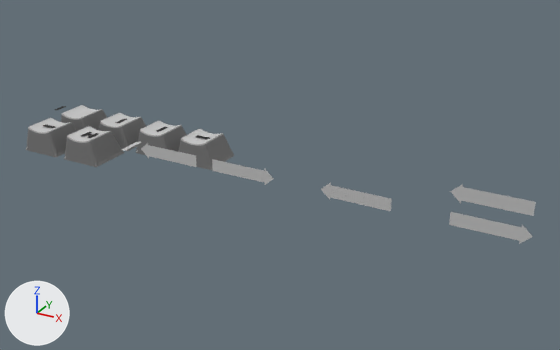
The glTF model public/misc/keycaps.gltf: old version first, new version second.
The view is the same before and after, from a 50 mm camera at (75.1, -86.8, 43.0) aimed at (28.9, -2.8, 1.0). The axes (+X, +Y, +Z) are drawn at lower left. The lights are the same throughout. Where no turn or scale is listed for an object, it has been applied to the vertices. Vertices at the same position are counted once.

The first picture shows 'Down_Key', 'Exchange', 'H_Key', 'Left_Arrow', 'Left_Key', 'Right_Arrow', 'Right_Key', 'Right_Turn', 'Up_Key', 'key'.
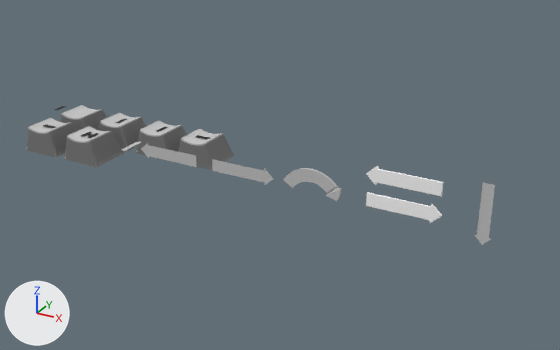
Pixel boxes [x1, y1, x2, y2] of what changed, in the pictures (560 x 350 px):
'Exchange', reshaped, moved (11% narrower): before [449, 184, 536, 244]; after [366, 166, 443, 223]
'Right_Turn', reshaped (17% narrower, 13% taller): before [321, 182, 392, 211]; after [283, 168, 342, 201]
'Down_Arrow', added: after [475, 182, 495, 245]
part 2 of me_plane_011, added: after [366, 166, 443, 223]

The change, as a diff of the scene's bpy script:
```diff
--- a/public/misc/keycaps.gltf.py
+++ b/public/misc/keycaps.gltf.py
@@ mat_material_014 @@
+mat_material_014 = principled_material('Material.014')
+mat_material_014.base_color = (1.0, 1.0, 1.0)  # white #ffffff
@@ mat_material_015 @@
+mat_material_015 = principled_material('Material.015')
+mat_material_015.base_color = (1.0, 1.0, 1.0)  # white #ffffff
@@ me_plane_010 @@
 # used by ob_right_turn; location = (43.06, -8.16, 3.0)
-me_plane_010.from_pydata(...)  # 39 vertices, 37 faces; spans x -5.55..3.73, y -0.01..0.02, z -1.21..1.21
+me_plane_010.from_pydata(...)  # 5086 vertices, 10230 faces; spans x -10.66..-2.74, y -0.33..0.02, z -1.01..2.48
+# me_plane_010 part 1: 39 vertices removed from x -5.55..3.73, y -0.01..0.02, z -1.21..1.21; 5086 vertices added at x -10.66..-2.74, y -0.33..0.02, z -1.01..2.48
 me_plane_010.materials.append(mat_material_007)
@@ me_plane_011 @@
 # used by ob_exchange; location = (57.61, -8.16, 3.0)
-me_plane_011.from_pydata(...)  # 78 vertices, 74 faces; spans x -3.97..5.55, y 0.0, z -1.21..4.52
-me_plane_011.materials.append(mat_material_010)  # light grey #c3c3c3
-me_plane_011.materials.append(mat_material_011)  # light grey #c3c3c3
+me_plane_011.from_pydata(...)  # 10281 vertices, 20699 faces; spans x -3.97..5.55, y 0.0..0.32, z -1.21..4.52
+# me_plane_011 part 2: 10203 vertices added at x -3.97..5.55, y 0.0..0.32, z -1.21..4.52
+me_plane_011.materials.append(mat_material_014)  # white #ffffff
+me_plane_011.materials.append(mat_material_015)  # white #ffffff
@@ me_plane_013 @@
+me_plane_013.from_pydata(...)  # 39 vertices, 37 faces; spans x -1.0..1.0, y -0.05..0.05, z -4.59..3.09
+me_plane_013.materials.append(mat_material_010)  # light grey #c3c3c3
@@ ob_exchange @@
 ob_exchange = bpy.data.objects.new('Exchange', me_plane_011)
-ob_exchange.location = (57.61, -8.16, 3.0)
+ob_exchange.location = (47.35, -8.16, 3.0)
@@ ob_down_arrow @@
+ob_down_arrow = bpy.data.objects.new('Down_Arrow', me_plane_013)
+ob_down_arrow.location = (57.63, -7.39, 4.74)
```
